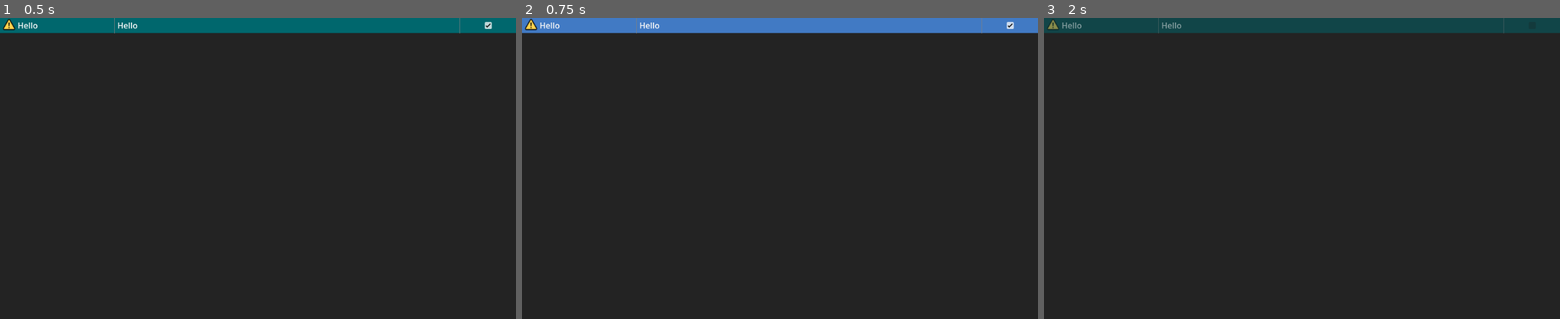
Above: before the commit, frames 1-3 (left to right).
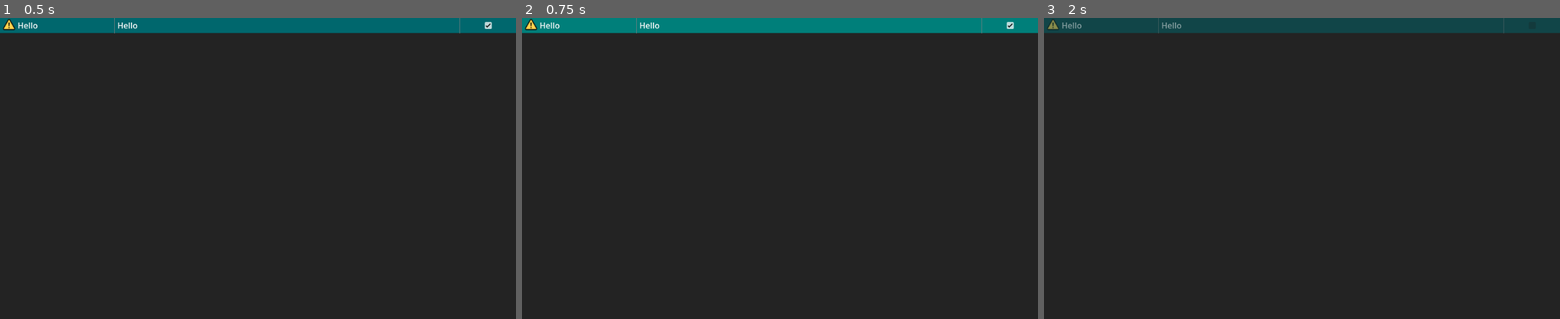
Above: after the commit, the same moments.

Repository: popcar2/CleanDoom
Game: Godot game, scene res://Scenes/ModPanel/mod_panel.tscn
Same seed, same stepped clock (60 frames per second), same inputs: the game is played once before the commit and once after it. This scene is started directly instead of the project's main scene.
Inputs (mouse positions are in pixels of both pictures, inside the frame that each line leads up to):
- Up to frame 1 (0.5 s): no input
- Up to frame 2 (0.75 s): tap Enter at 0.5 s; drag from (780, 24) to (831, 102) at 0.52 s
- Up to frame 3 (2 s): tap Space at 1.25 s; drag from (1534, 24) to (1276, 228) at 1.27 s

Frame 1 is identical in both runs. In frame 2, 5.0% of the frame differs, in the area x 0-100%, y 0-6%; in frame 3, nothing differs.

Commit message:
Implement changing color palette on runtime

Diff:
--- a/Scenes/Autoloads/ThemeManager/theme_manager.gd
+++ b/Scenes/Autoloads/ThemeManager/theme_manager.gd
@@ -5,13 +5,52 @@
 ## self_modulate everything in specific groups so I can quickly change
 ## color palettes. WHAT COULD GO WRONG!?!??!!
 
-@export var background_color: Color = Color("232323")
-@export var panel_light: Color = Color("ab020a")
-@export var panel_default: Color = Color("9d0208")
-@export var panel_dark: Color = Color("370600")
-@export var panel_highlight: Color = Color("d00000")
+@export var background_color: Color = Color("232323"):
+	set(val):
+		background_color = val
+		if !is_inside_tree(): return
+		RenderingServer.set_default_clear_color(background_color)
+
+@export var panel_light: Color = Color("ab020a"):
+	set(val):
+		panel_light = val
+		if !is_inside_tree(): return
+		for control: Control in get_tree().get_nodes_in_group("color_panel_light"):
+			control.self_modulate = panel_light
+		update_all_button_colors()
+
+@export var panel_default: Color = Color("9d0208"):
+	set(val):
+		panel_default = val
+		if !is_inside_tree(): return
+		for control: Control in get_tree().get_nodes_in_group("color_panel_default"):
+			control.self_modulate = panel_default
+		update_all_button_colors()
+
+@export var panel_dark: Color = Color("370600"):
+	set(val):
+		panel_dark = val
+		if !is_inside_tree(): return
+		for control: Control in get_tree().get_nodes_in_group("color_panel_dark"):
+			control.self_modulate = panel_dark
+		update_all_button_colors()
+
+@export var panel_highlight: Color = Color("d00000"):
+	set(val):
+		panel_highlight = val
+		if !is_inside_tree(): return
+		for control: Control in get_tree().get_nodes_in_group("color_panel_highlight"):
+			control.self_modulate = panel_highlight
+		update_all_button_colors()
+
+@export var panel_selected: Color = Color.DARK_CYAN:
+	set(val):
+		panel_selected = val
+		if !is_inside_tree(): return
+		for control: Control in get_tree().get_nodes_in_group("color_panel_selected"):
+			control.self_modulate = panel_selected
+
 @export var panel_flash: Color = Color("faa307")
-@export var panel_selected: Color = Color.DARK_CYAN
 
 func _enter_tree():
 	RenderingServer.set_default_clear_color(background_color)
@@ -34,6 +73,15 @@
 	elif node.is_in_group("color_button_toggle"):
 		set_button_color(node, panel_default.darkened(0.25), panel_highlight, panel_light, panel_dark)
 
+## As a separate function because it's called each time a color is set
+func update_all_button_colors():
+	for button: Button in get_tree().get_nodes_in_group("color_button_regular"):
+		set_button_color(button, panel_default, panel_highlight, panel_default.darkened(0.05), panel_dark)
+	for button: Button in get_tree().get_nodes_in_group("color_button_dark"):
+		set_button_color(button, panel_dark, panel_highlight, panel_default.darkened(0.05), panel_dark)
+	for button: Button in get_tree().get_nodes_in_group("color_button_toggle"):
+		set_button_color(button, panel_default.darkened(0.25), panel_highlight, panel_light, panel_dark)
+
 func set_button_color(button: Button, normal_color: Color, hover_color: Color, pressed_color: Color, disabled_color: Color):
 	button["theme_override_styles/normal"]["bg_color"] = normal_color
 	button["theme_override_styles/hover"]["bg_color"] = hover_color
--- a/Scenes/ModPanel/mod_panel.gd
+++ b/Scenes/ModPanel/mod_panel.gd
@@ -6,13 +6,10 @@
 @onready var double_click_timer: Timer = $DoubleClickTimer
 
 var is_mouse_over: bool
-var start_color: Color
 
 var is_grabbed: bool
 
 func _ready() -> void:
-	start_color = self_modulate
-
 	await get_tree().process_frame
 
 	# Check if mod actually exists
@@ -69,11 +66,11 @@
 			queue_free()
 
 func select_panel() -> void:
-	self_modulate = ThemeManager.panel_selected
+	self_modulate = ThemeManager.panel_highlight
 	selected_panel = self
 
 func deselect_panel() -> void:
-	self_modulate = start_color
+	self_modulate = ThemeManager.panel_light
 	selected_panel = null
 
 func _on_mouse_entered() -> void:
@@ -84,7 +81,7 @@
 func _on_mouse_exited() -> void:
 	is_mouse_over = false
 	if self != selected_panel:
-		self_modulate = start_color
+		self_modulate = ThemeManager.panel_light
 
 func _on_file_dialog_file_selected(path: String) -> void:
 	# Validate it doesn't already exist
--- a/Scenes/NewProfile/new_profile_button.gd
+++ b/Scenes/NewProfile/new_profile_button.gd
@@ -6,7 +6,7 @@
 
 func _on_mouse_entered() -> void:
 	var tween: Tween = create_tween()
-	tween.tween_property(self, "self_modulate", ThemeManager.panel_selected, 0.15)
+	tween.tween_property(self, "self_modulate", ThemeManager.panel_highlight, 0.15)
 
 func _on_mouse_exited() -> void:
 	var tween: Tween = create_tween()
--- a/Scenes/ProfilePanel/profile_panel.gd
+++ b/Scenes/ProfilePanel/profile_panel.gd
@@ -14,7 +14,7 @@
 
 func _on_mouse_entered() -> void:
 	var tween: Tween = create_tween()
-	tween.tween_property(self, "self_modulate", ThemeManager.panel_selected, 0.15)
+	tween.tween_property(self, "self_modulate", ThemeManager.panel_highlight, 0.15)
 
 func _on_mouse_exited() -> void:
 	var tween: Tween = create_tween()
Not shown: 1 places in Scenes/Autoloads/ThemeManager/theme_manager.tscn that only renumber resources
